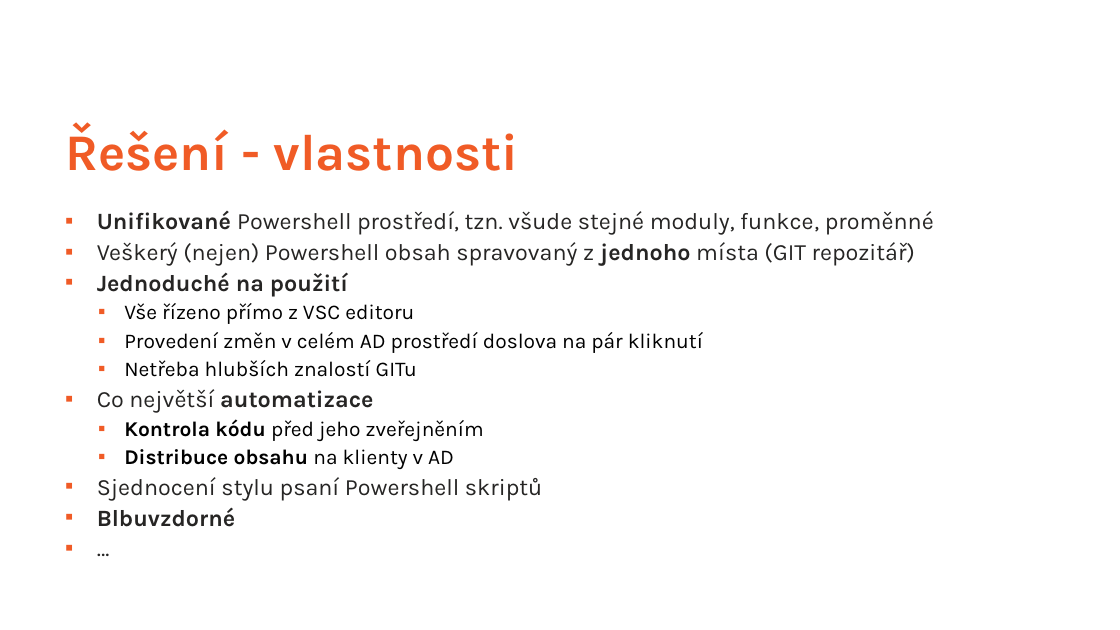
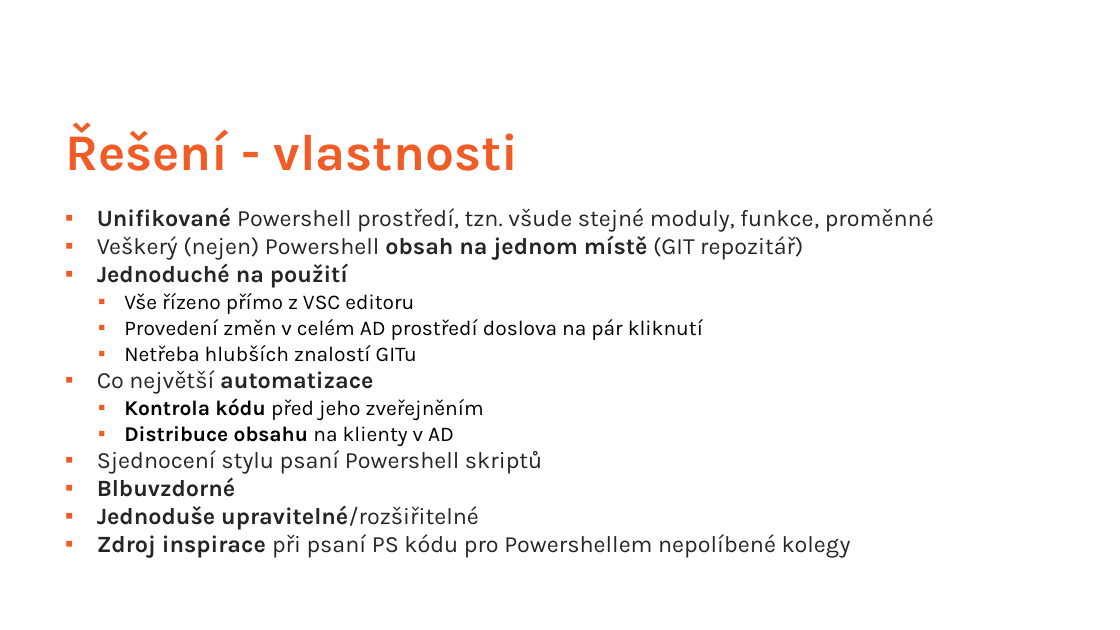
Before and after one commit to ztrhgf/Powershell_CICD_repository, a slide deck: slide 6 of WUG slajdy.pptx. Drawn at 1120x630 pixels with LibreOffice and Linux fonts; fonts in the diff are those of the drawing; background and template pictures are left out. Boxes give left, top, right and bottom in pixels: in the first picture for what was removed or moved away, otherwise in the second. Text is boxed around its words. In the diff, an @@ line names an element or a change of style, - is before the commit and + after.

```diff
--- a/WUG slajdy.pptx
+++ b/WUG slajdy.pptx
@@ text at [97,208,934,497]: line spacing 1.1 to 1; line spacing 0.9 to 0.8 @@
@@ text at [97,236,803,260]: text changed @@
-▪ Veškerý (nejen) Powershell obsah spravovaný z jednoho místa (GIT repozitář)
+▪ Veškerý (nejen) Powershell obsah na jednom místě (GIT repozitář)
@@ text at [97,505,851,558]: text changed @@
-▪ …
+▪ Jednoduše upravitelné/rozšiřitelné
+▪ Zdroj inspirace při psaní PS kódu pro Powershellem nepolíbené kolegy
```
Also in this commit, not shown: 30 other slides changed, 4 slides added, 1 slide removed.
